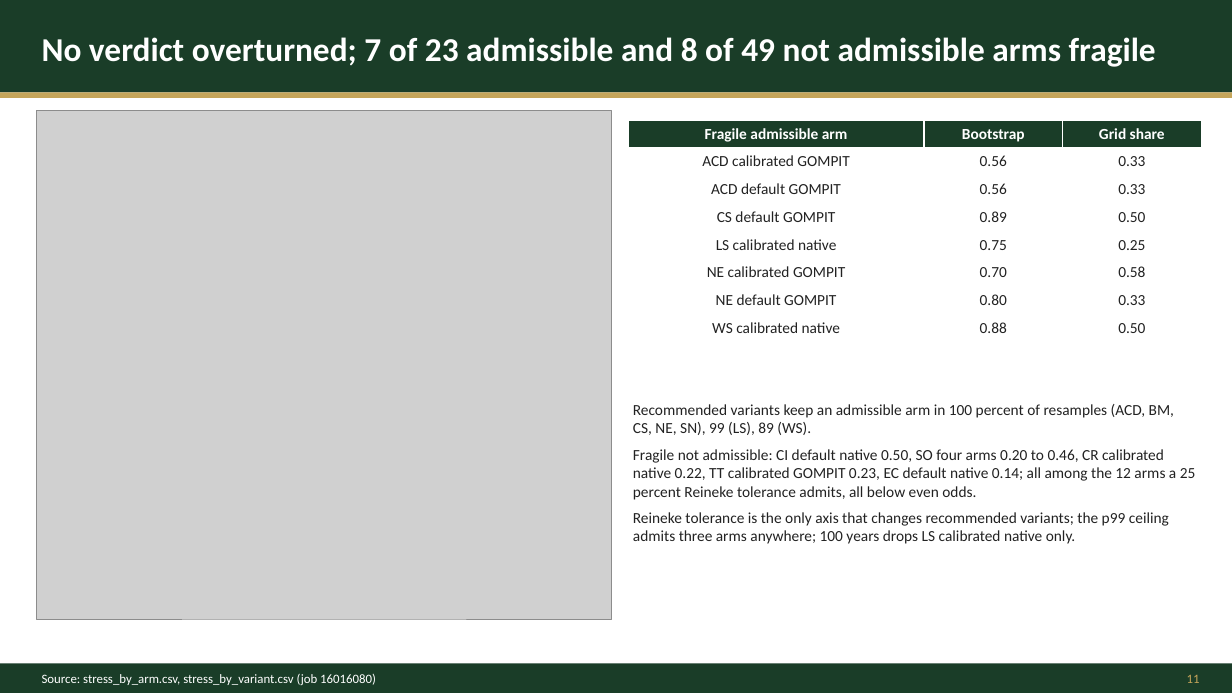
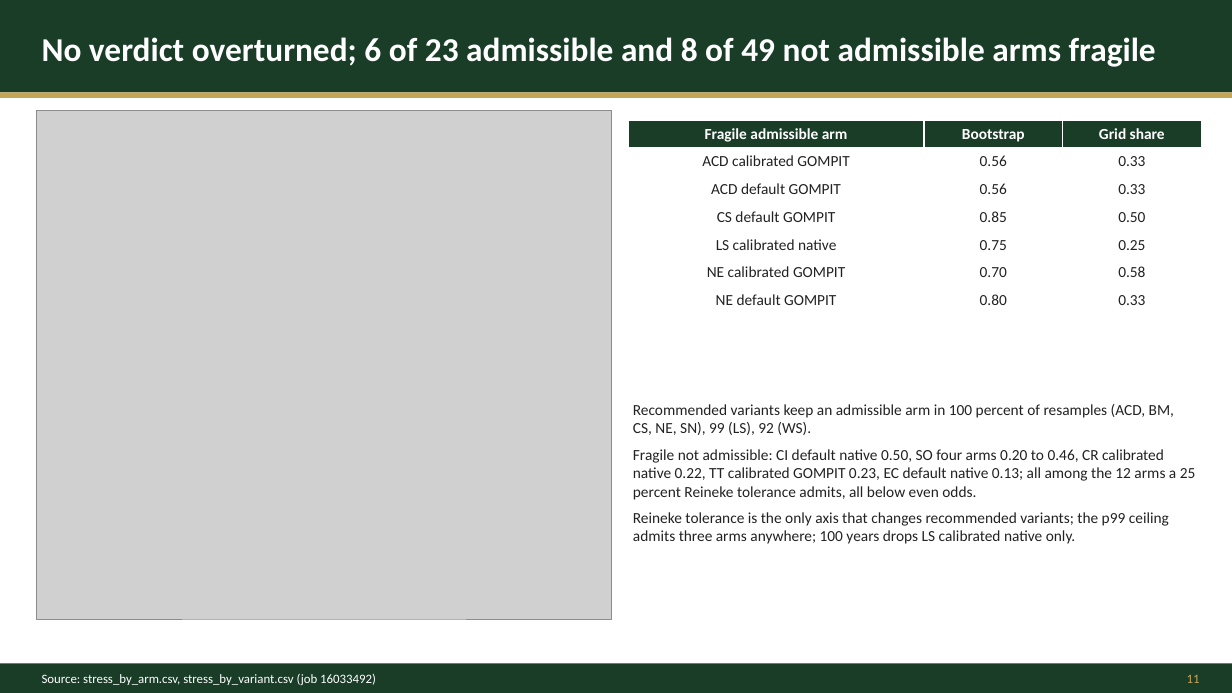
Before and after one commit to advanced-forestry-systems/fvs-modern, a slide deck: slide 11 of validation/bakuzis_stress_v2/release_20261030/deck/2026-10-29_fvs-modern-catalog-deck_DRAFT.pptx. Drawn at 1232x693 pixels with LibreOffice and Linux fonts; fonts in the diff are those of the drawing; grey boxes stand for pictures. Boxes give left, top, right and bottom in pixels: in the first picture for what was removed or moved away, otherwise in the second. Text is boxed around its words. In the diff, an @@ line names an element or a change of style, - is before the commit and + after.

```diff
--- a/validation/bakuzis_stress_v2/release_20261030/deck/2026-10-29_fvs-modern-catalog-deck_DRAFT.pptx
+++ b/validation/bakuzis_stress_v2/release_20261030/deck/2026-10-29_fvs-modern-catalog-deck_DRAFT.pptx
@@ text at (42,37,1156,67): text changed @@
-No verdict overturned; 7 of 23 admissible and 8 of 49 not admissible arms fragile
+No verdict overturned; 6 of 23 admissible and 8 of 49 not admissible arms fragile
@@ table at (628,120,1202,314) @@
-row 4, column 2: 0.89
+row 4, column 2: 0.85
-row 8: WS calibrated native | 0.88 | 0.50
@@ text at (633,404,1196,500): text changed @@
-Recommended variants keep an admissible arm in 100 percent of resamples (ACD, BM, CS, NE, SN), 99 (LS), 89 (WS).
-Fragile not admissible: CI default native 0.50, SO four arms 0.20 to 0.46, CR calibrated native 0.22, TT calibrated GOMPIT 0.23, EC default native 0.14; all among the 12 arms a 25 percent Reineke tolerance admits, all below even odds.
+Recommended variants keep an admissible arm in 100 percent of resamples (ACD, BM, CS, NE, SN), 99 (LS), 92 (WS).
+Fragile not admissible: CI default native 0.50, SO four arms 0.20 to 0.46, CR calibrated native 0.22, TT calibrated GOMPIT 0.23, EC default native 0.13; all among the 12 arms a 25 percent Reineke tolerance admits, all below even odds.
@@ text at (42,674,376,685): text changed @@
-Source: stress_by_arm.csv, stress_by_variant.csv (job 16016080)
+Source: stress_by_arm.csv, stress_by_variant.csv (job 16033492)
```
Also in this commit, not shown: 12 other slides changed, 36 other files.
